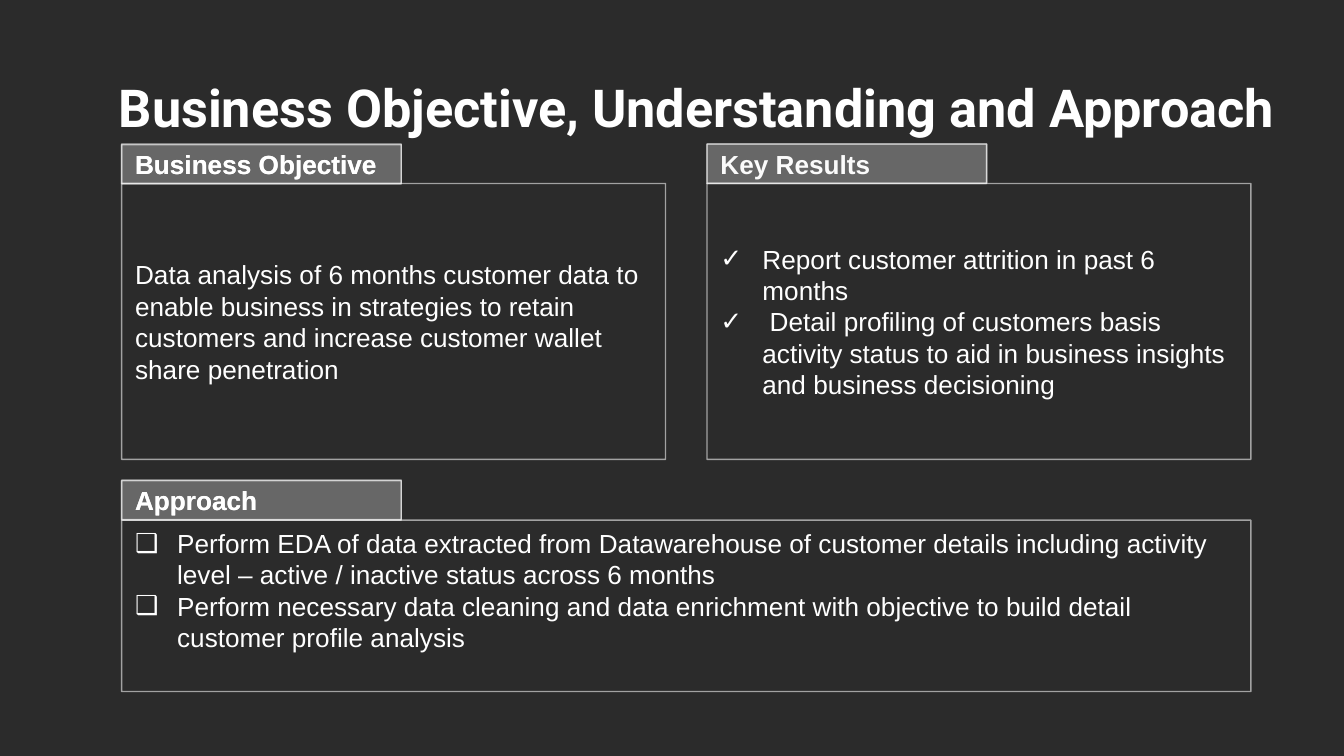
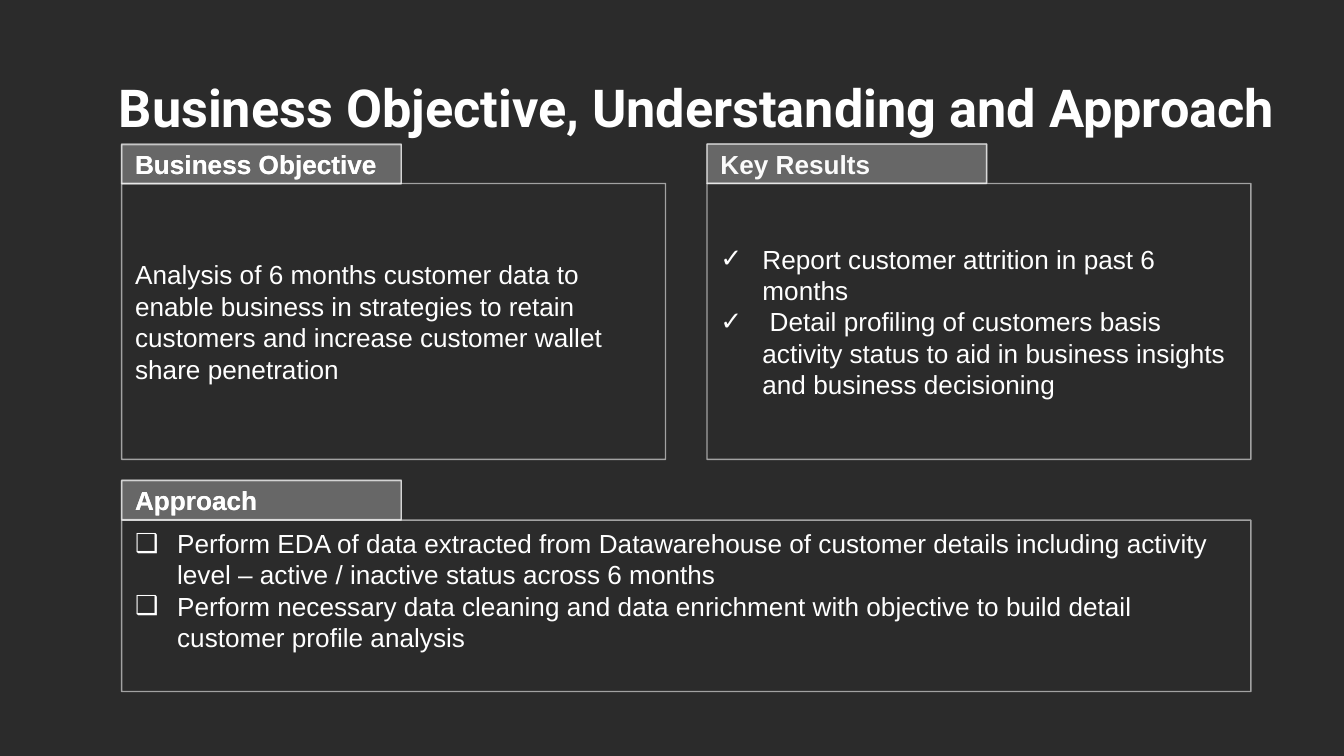
Before and after one commit to ArijitDana/Customer_Retention_Analysis, a slide deck: slide 2 of Customer_Retention_Analysis.pptx. Drawn at 1344x756 pixels with LibreOffice and Linux fonts; fonts in the diff are those of the drawing; background and template pictures are left out; a plain dark background stands for a picture behind light text. Boxes give left, top, right and bottom in pixels: in the first picture for what was removed or moved away, otherwise in the second. Text is boxed around its words. In the diff, an @@ line names an element or a change of style, - is before the commit and + after.

```diff
--- a/Customer_Retention_Analysis.pptx
+++ b/Customer_Retention_Analysis.pptx
@@ text in rectangle at <box>135,265,602,384</box>: text changed @@
-Data analysis of 6 months customer data to enable business in strategies to retain customers and increase customer wallet share penetration
+Analysis of 6 months customer data to enable business in strategies to retain customers and increase customer wallet share penetration
```
Also in this commit, not shown: 1 other slide changed, 3 slides added, 1 slide removed.
